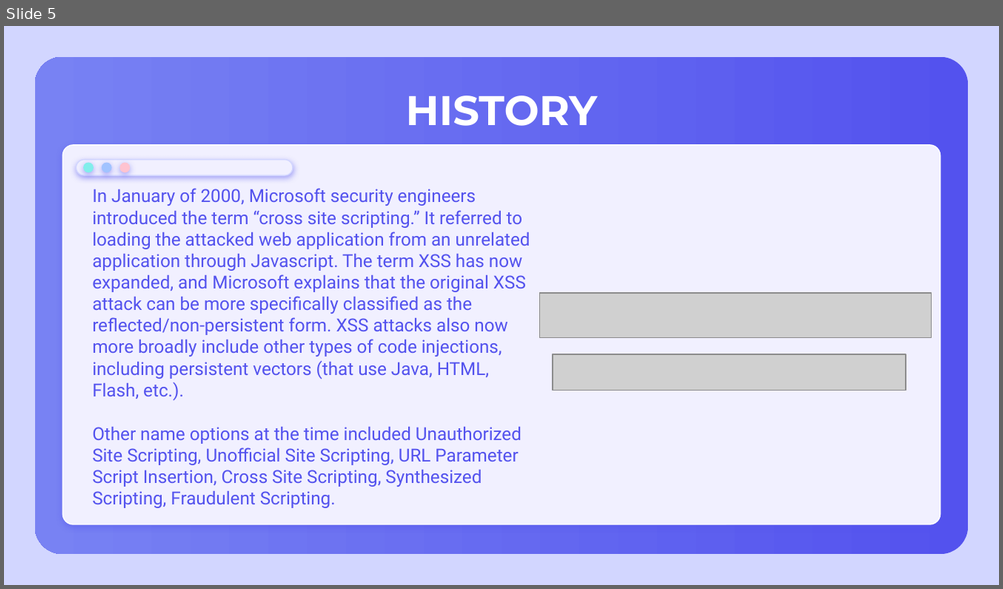
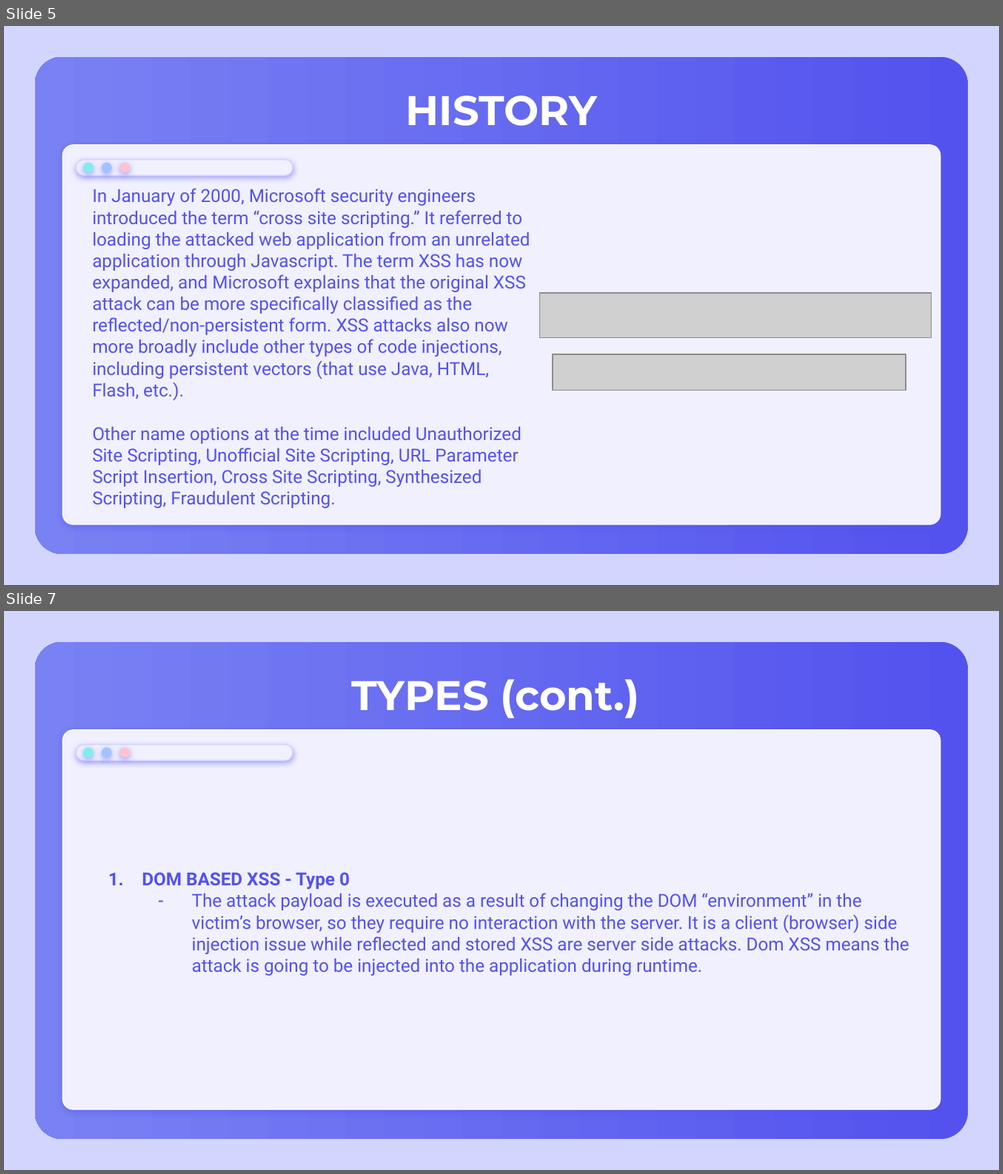
Before and after one commit to kszeto20/CyberFinalProject, a slide deck: Presentation/CyberXSSPresentation.pptx. Shown one above the other, each under a label of ours: slide 5 before the commit, slides 5 and 7 after it; the slides between them are not shown. The pictures are 1003x589 and 1003x1174 pixels, drawn with LibreOffice and Linux fonts; fonts in the diff are those of the drawing; grey boxes stand for pictures. Boxes give left, top, right and bottom in pixels: in the first picture for what was removed or moved away, otherwise in the second. Text is boxed around its words. In the diff, an @@ line names an element or a change of style, - is before the commit and + after.

```diff
--- a/Presentation/CyberXSSPresentation.pptx
+++ b/Presentation/CyberXSSPresentation.pptx
@@ slide 7 added at box(4, 611, 999, 1170), background #D2D6FF; not listed: 6 template elements that a slide beside it also shows @@
@@ title added at box(352, 679, 640, 718), 30 pt, text #FFFFFF, bold @@
+TYPES (cont.)
@@ text added at box(142, 872, 909, 976), 13 pt, text #5352EE @@
+1. DOM BASED XSS - Type 0
+– The attack payload is executed as a result of changing the DOM “environment” in the victim’s browser, so they require no interaction with the server. It is a client (browser) side injection issue while reflected and stored XSS are server side attacks. Dom XSS means the attack is going to be injected into the application during runtime.
```
Also in this commit, not shown: 1 slide changed, 5 other slides added, 1 slide removed, 1 other file.
